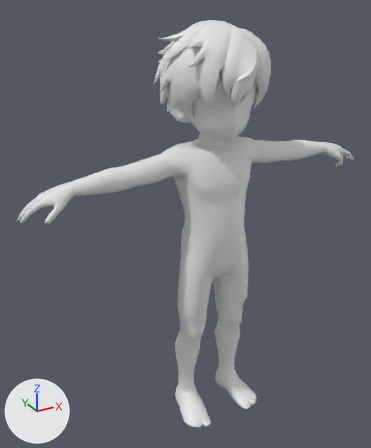
What one commit did to the FBX model Assets/Models/player/B/character_03_2_Game Rig Tools__2_parts_custom bone.fbx.
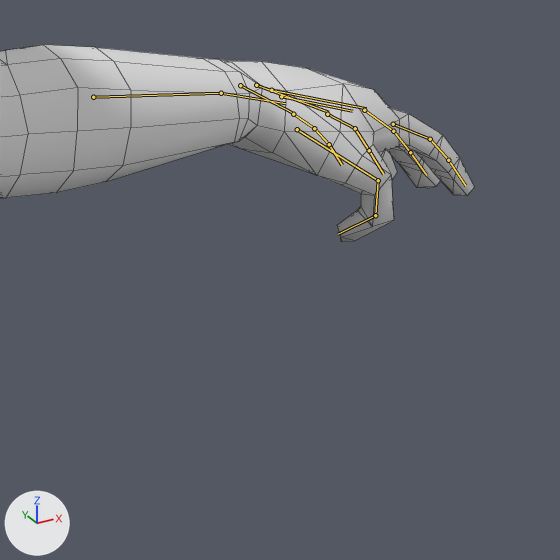
Old and new are each drawn whole from a 50 mm camera at (-0.7, -1.118, 1.187) aimed at (-0.056, 0.053, 0.602) and again close up on the part from 78% to 99% of the width and 30% to 47% of the height. Arrows for +X, +Y and +Z are at lower left; the lights stay in place. The first two pictures are the older version. Both versions are drawn at the pose saved in each file; the numbers are the values there. The bones that change, and the others that lie on the model, are drawn over the model as lines in the close-ups. The close-ups show mesh edges as thin lines.

Objects in the first close-up: 'base_arms', 'base_hands'.
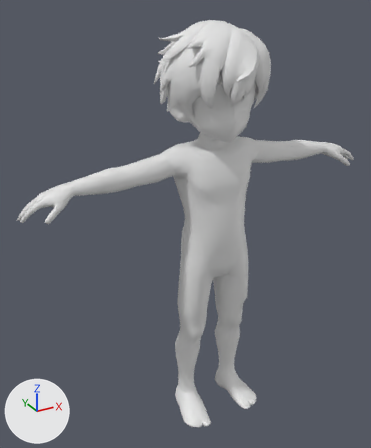
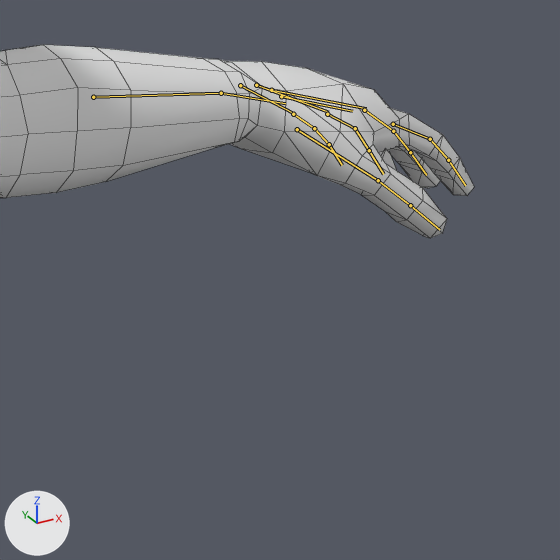
Pixel boxes (x1, y1, x2, y2) of what changed, in the close-ups (560 x 560 px):
'base_hands', posed: before (219, 59, 474, 242); after (219, 59, 474, 238)
bone 'DEF-thumb.02.L', root to tip: before (378, 180) to (375, 215); after (378, 180) to (410, 205)
bone 'DEF-thumb.03.L', root to tip: before (375, 215) to (338, 234); after (410, 205) to (439, 229)

The edits, one by one:
Bone 'DEF-thumb.02.L' (bone_def_thumb_02_l) turns from (48, 0, 0) to (0, 0, 0) degrees about its own x, y and z.
Bone 'DEF-thumb.03.L' (bone_def_thumb_03_l) turns from (48, 0, 0) to (0, 0, 0) degrees about its own x, y and z.
